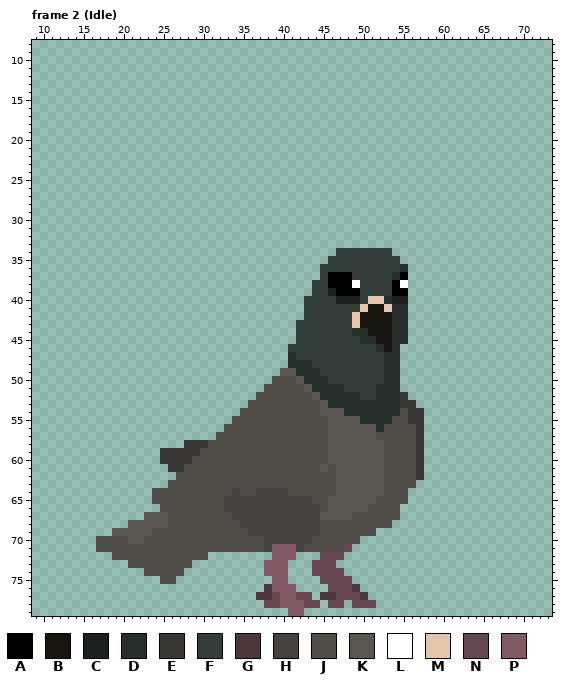
Pixel-art file, stored at Assets/Sprites/Characters/Enemies/Pigeons/Standard/Pigeon.aseprite. Above: the version before the commit.
80x80 pixels, 35 frames. Colours within 5 levels of each other are drawn and written as one. Shown: frame 2 (Idle): x 9..73, y 8..79. The commit also changed other frames, which this record leaves out.
Visible layers, top first: "pe frente", "corpo", "pe atras", "asa atras".
Palette (. is transparent): A #000000  B #17150f  C #1c2120  D #262e2b  E #383634  F #323c39  G #4d363c  H #454340  J #504d49  K #595652  L #ffffff  M #e4c6aa  N #664751  P #805965
Pixels before, frame 2 (Idle) (only the part around the change), first column x 14:
46 ...........................FFFFFFFFFFFDBD......
47 ...........................DFFFFFFFFFFFDD......
48 ...........................DDDFFFFFFFFFDD......
49 ..........................KKDDDFFFFFFFFDD......
50 .........................JJJKDDDFFFFFFFDD......
51 ........................JJJJJKDDDDFFFFDDD......
52 .......................JJJJJJJKDDDDDFFDDDE.....
53 ......................JJJJJJJJJKDDDDDDDDDEE....
54 .....................JJJJJJJJJJKKKDDDDDDDJEE...
55 ....................JJJJJJJJJJJJKKKKDDDDJJEE...
56 ...................JJJJJJJJJJJJJKKKKKKDJJJJE...
57 ..................JJJJJJJJJJJJJJKKKKKKJJJJJE...
58 ..............EEEJJJJJJJJJJJJJJJKKKKKKKJJJJE...
59 ...........EEEEEJJJJJJJJJJJJJJJJKKKKKKKJJJJE...
60 ...........EEEEJJJJJJJJJJJJJJJJJKKKKKKKJJJJE...
61 ............EEJJJJJJJJJJJJJJJJJKJKKKKKKJJJJE...
62 .............JJJJJJJJJJJJJJJJJJJJKKKKKKJJJJE...
63 ............JJJJJJJJJJJJJJJJJJJJJKKKKKKJJJJ....
64 ..........JJJJJJJJJJHJJHHHHJJJJJJKKKKKKJJJ.....
65 ..........JJJJJJJJJHHHHHHHHHHHJJKKKKKKJJJJ.....
66 ...........JJJJJJJJHHHHHHHHHHHHJKKKKKJJJJ......
67 .........KKKJJJJJJJJHHHHHHHHHHHKKKKJJJJJJ......
68 .......KKKKKJJJJJJJJJHHHHHHHHHHJJJJJJJJJ.......
69 .....KKKKKJJJJJJJJJJJJHHHHHHHHHJJJJJJJ.........
70 ...JJJJKKJJJJJJJJJJJJJJJHHHHHHJJJJJJ...........
71 ...JJJJJJJJJJJJJJJJJJJJJHPPPHJJJJJN............
72 .....JJJJJJJJJJJJ........PPP...NNN.............
73 .......JJJJJJJJ.........PPP...NNN..............
74 .........JJJJJ..........PPP...NNNN.............
75 ...........JJ............PP....NNNN............
76 ........................GPPP....NNNG...........
77 .......................GGNPPNN.GGNNNG..........
78 ........................NNPPPNN.NN.NNN.........
79 ...........................PP..................
After the commit:
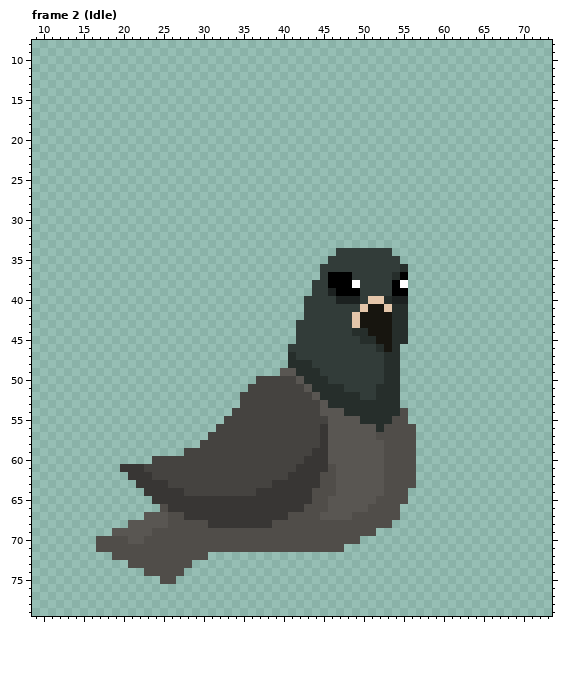
What changed:
layer "asa atras" now hidden
layer "pe atras" now hidden
layer "pe frente" now hidden
layer "asa frente" now shown
Frame 2 (Idle):
Colour E is added in row 61 at x 20 to 22; in row 62 at x 21 to 23; in row 63 at x 22 to 25; in row 64 at x 23.
Colour E replaces colour H in row 64 at x 37 to 40; in row 65 at x 33 to 43; in row 66 at x 33 to 42; in row 67 at x 34 to 40; in row 68 at x 35 to 38.
Colour E replaces colour J in rows 56 to 58 at x 45; in row 59 at x 44 to 45; in row 60 at x 43 to 45; in row 61 at x 42 to 44; in row 62 at x 41 to 44; in row 63 at x 39 to 44.
Colour E replaces colour J in row 64 at x 24 to 27 and 41 to 43; in row 65 at x 24 to 32; in row 66 at x 26 to 32; in row 67 at x 28 to 33; in row 68 at x 31 to 34.
Colour E replaces colour K in row 61 at x 45.
Colour H is added in row 50 at x 37 to 38; in row 51 at x 36 to 37; in row 52 at x 35 to 36; in row 53 at x 35; in row 54 at x 34; in row 55 at x 33.
Colour H is added in row 56 at x 32; in row 57 at x 31; in row 60 at x 24; in row 61 at x 23 to 25; in row 62 at x 24 to 26.
Colour H replaces colour E in row 58 at x 30; in row 59 at x 28 to 29; in row 60 at x 25 to 28; in row 61 at x 26 to 27.
Colour H replaces colour J in row 50 at x 39 to 41; in row 51 at x 38 to 42; in row 52 at x 37 to 43; in row 53 at x 36 to 44; in row 54 at x 35 to 44; in row 55 at x 34 to 45.
Colour H replaces colour J in row 56 at x 33 to 44; in row 57 at x 32 to 44; in row 58 at x 31 to 44; in row 59 at x 30 to 43; in row 60 at x 29 to 42; in row 61 at x 28 to 41.
Colour H replaces colour J in row 62 at x 27 to 40; in row 63 at x 26 to 38; in row 64 at x 28 to 33 and 35 to 36.
Colour J replaces colour H in row 66 at x 43 to 44; in row 67 at x 41 to 44; in row 68 at x 39 to 44; in row 69 at x 36 to 44; in row 70 at x 38 to 43; in row 71 at x 38 and 42.
Colour J replaces colour P in row 71 at x 39 to 41.
The author cleared colour E in row 52 at x 55; in row 53 at x 55 to 56; in rows 54 to 55 at x 56 to 57; in rows 56 to 57 at x 57; in row 58 at x 28 to 29 and 57; in row 59 at x 25 to 27 and 57.
The author cleared colour E in rows 60 to 62 at x 57.
The author cleared colour G in row 76 at x 38 and 49; in row 77 at x 37 to 38, 45 to 46 and 50.
The author cleared colour N in row 71 at x 48; in row 72 at x 45 to 47; in row 73 at x 44 to 46; in row 74 at x 44 to 47; in row 75 at x 45 to 48; in row 76 at x 46 to 48.
The author cleared colour N in row 77 at x 39, 42 to 43 and 47 to 49; in row 78 at x 38 to 39, 43 to 44, 46 to 47 and 49 to 51.
The author cleared colour P in row 72 at x 39 to 41; in rows 73 to 74 at x 38 to 40; in row 75 at x 39 to 40; in row 76 at x 39 to 41; in row 77 at x 40 to 41; in row 78 at x 40 to 42.
The author cleared colour P in row 79 at x 41 to 42.
